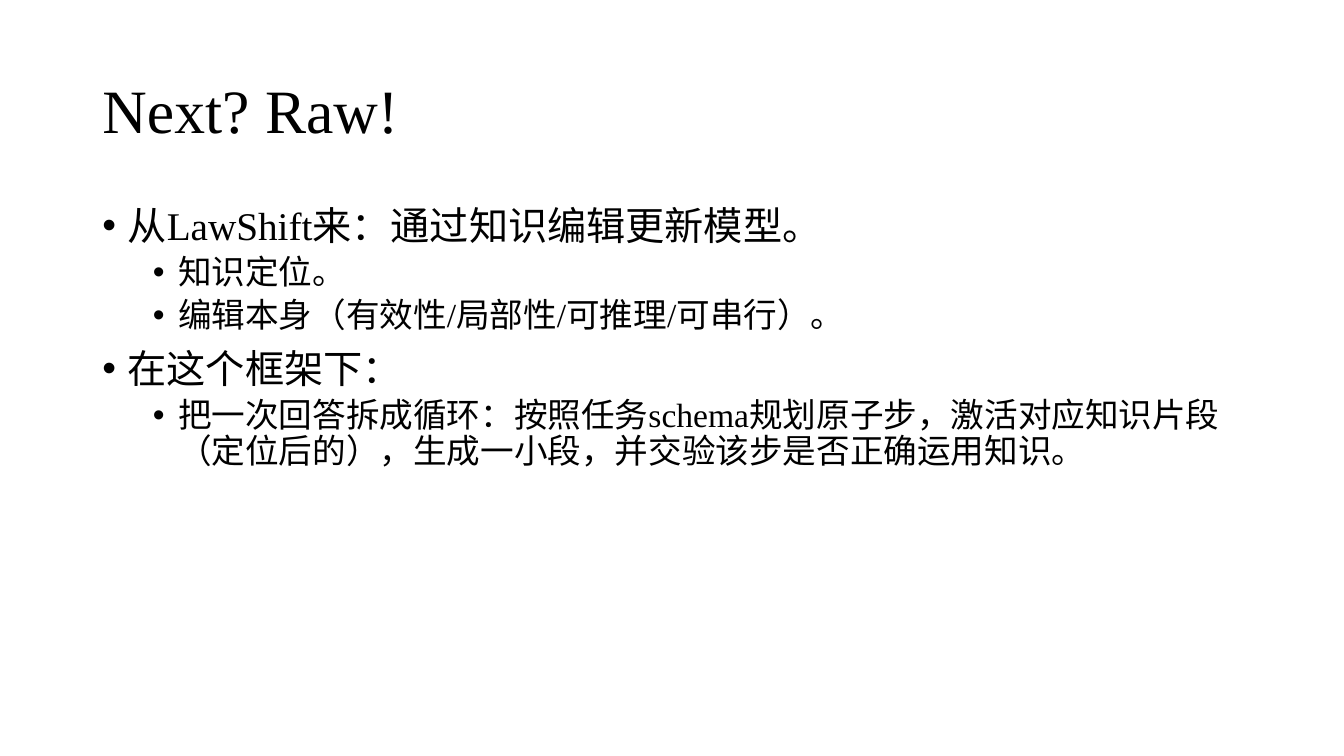
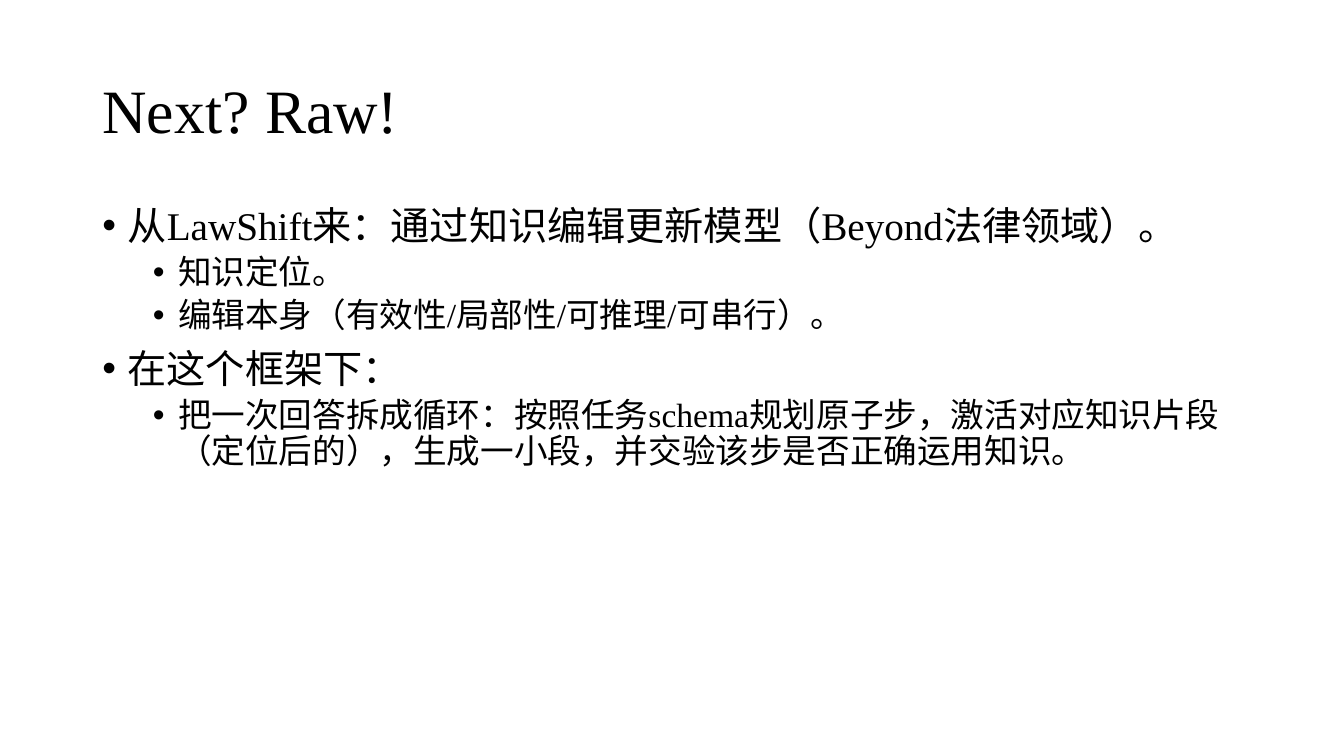
Before and after one commit to zhuohan9036/research_general_materials, a slide deck: slide 6 of legal_ai/20251107_intro_legal_ai_works.pptx (slide 5 before the commit). Drawn at 1344x756 pixels with LibreOffice and Linux fonts; fonts in the diff are those of the drawing. Boxes give left, top, right and bottom in pixels: in the first picture for what was removed or moved away, otherwise in the second. Text is boxed around its words. In the diff, an @@ line names an element or a change of style, - is before the commit and + after.

```diff
--- a/legal_ai/20251107_intro_legal_ai_works.pptx
+++ b/legal_ai/20251107_intro_legal_ai_works.pptx
@@ text at bbox=[128, 206, 1178, 249]: text changed @@
-• 从LawShift来：通过知识编辑更新模型。
+• 从LawShift来：通过知识编辑更新模型（Beyond法律领域）。
```
Also in this commit, not shown: 1 other slide changed, 1 slide added.
